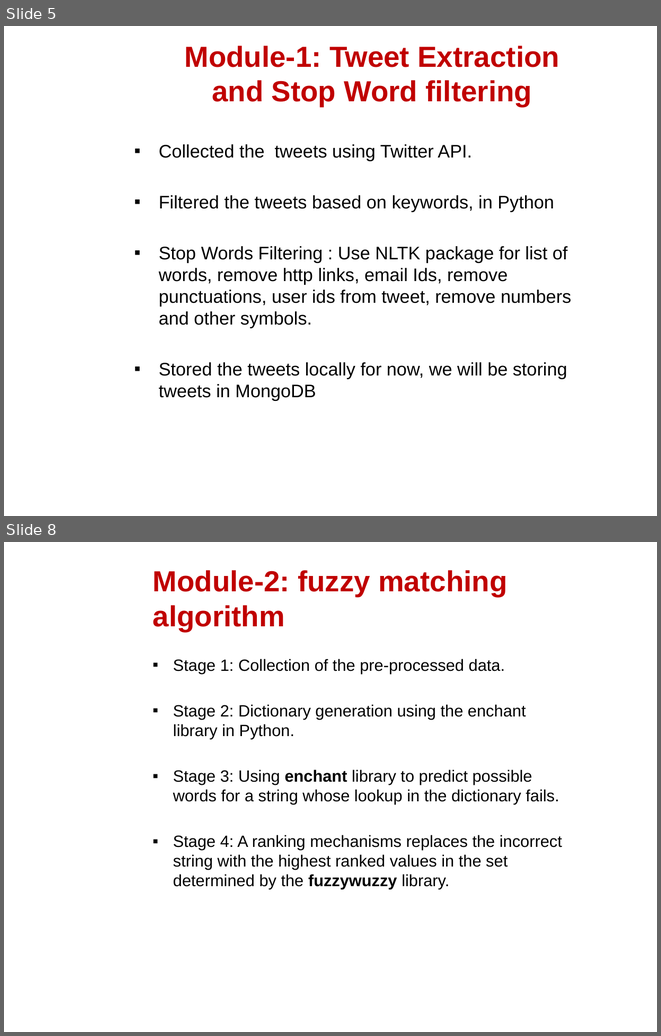
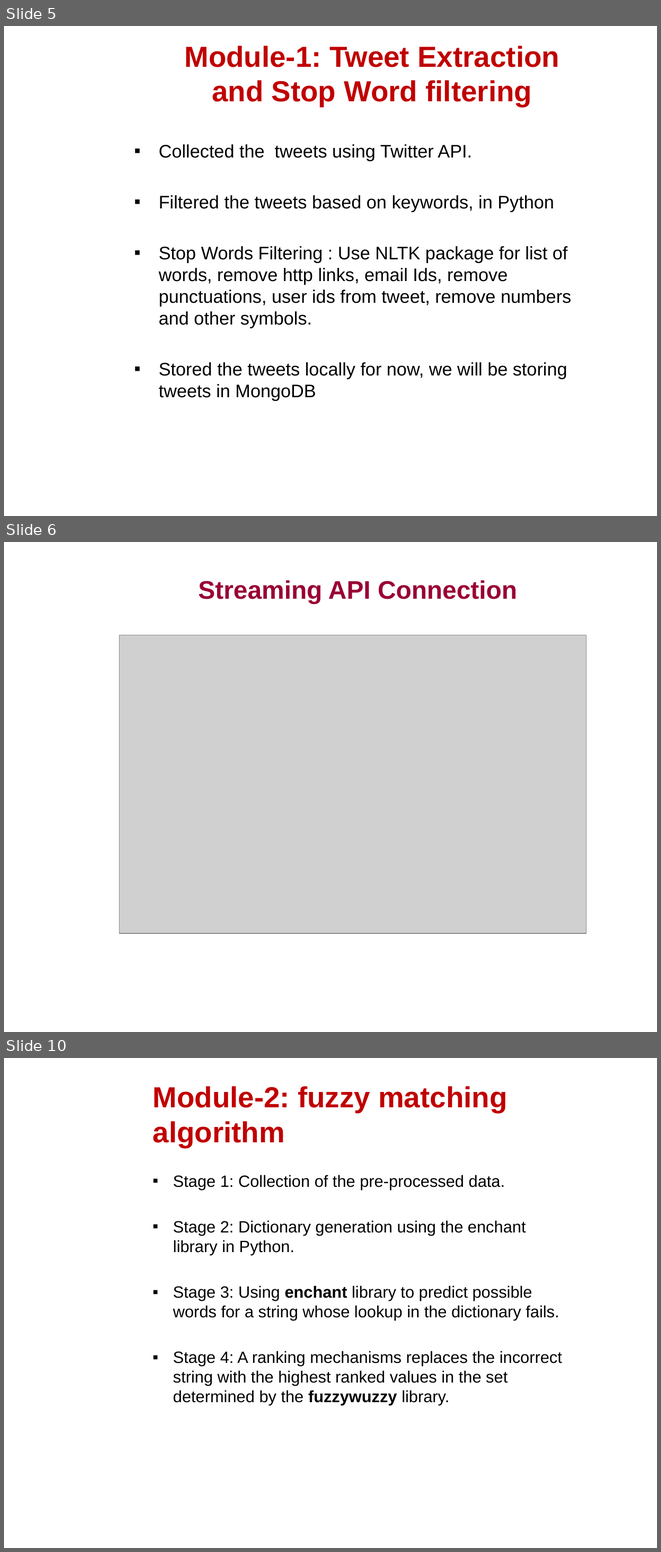
Before and after one commit to manassharma/Geolocation-Of-Microbloggers, a slide deck: FinalPPT.pptx. Shown one above the other, each under a label of ours: slides 5 and 8 before the commit, slides 5, 6 and 10 after it; the slides between them are not shown. The pictures are 661x1036 and 661x1552 pixels, drawn with LibreOffice and Linux fonts; fonts in the diff are those of the drawing; grey boxes stand for pictures; background and template pictures are left out. Boxes give left, top, right and bottom in pixels: in the first picture for what was removed or moved away, otherwise in the second. Text is boxed around its words. In the diff, an @@ line names an element or a change of style, - is before the commit and + after.

```diff
--- a/FinalPPT.pptx
+++ b/FinalPPT.pptx
@@ slide 6 added at <box>4,542,657,1032</box>, background picture (left out) @@
@@ title added at <box>198,580,517,603</box>, 28 pt, text #990033, bold @@
+Streaming API Connection
@@ picture added at <box>119,635,586,933</box> @@
@@ what was slide 8 is now slide 10 @@
```
Also in this commit, not shown: 3 other slides added, 2 slides removed.
